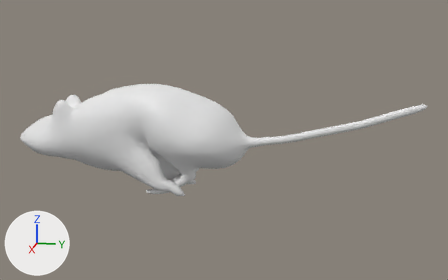
The FBX model RatFrenzy/Assets/Models/Character/rat.fbx: old version first, new version second.
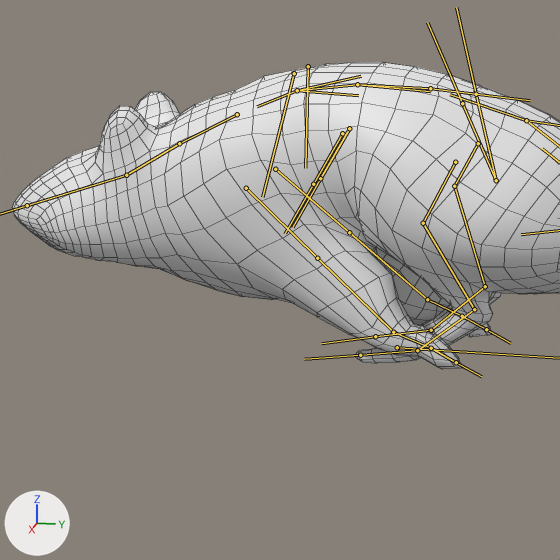
There are two pictures of each version: one whole from a 50 mm lens placed at (5.02, 1.57, 1.72), pointed at (-0.04, 0.55, 0.46), one close up on the part from 4% to 49% of the width and 22% to 95% of the height. The axes (+X, +Y, +Z) are drawn at lower left. The lights are the same throughout. Both versions are drawn at frame 16 of the action 'rig|Running'; the numbers are the values there. The bones that bend it are drawn over the model as lines in the close-ups. The close-ups show mesh edges as thin lines.

The first close-up shows 'Rat'.
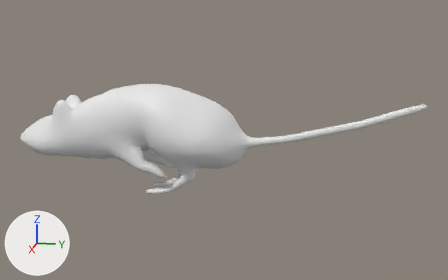
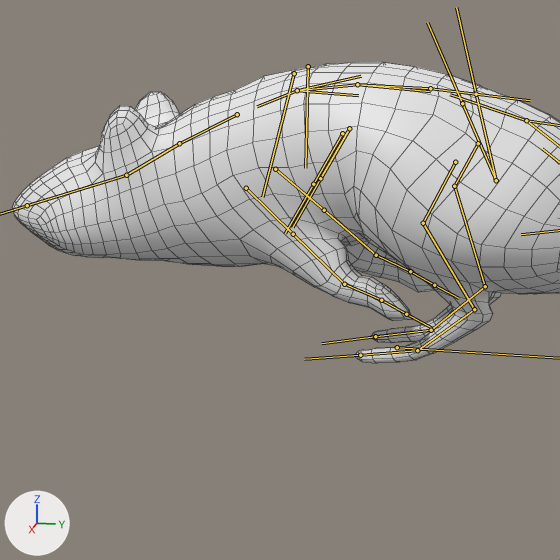
Where the change shows, as pixel boxes [x1, y1, x2, y2] in the close-ups (560 x 560 px):
'Rat', posed
    before: [13, 62, 560, 369]
    after: [13, 62, 560, 363]
bone 'ORG-front_thigh.L', root to tip
    before: (246, 188) to (317, 258)
    after: (246, 188) to (293, 234)
bone 'ORG-front_foot.L', root to tip
    before: (393, 332) to (431, 348)
    after: (344, 284) to (381, 300)
bone 'ORG-front_thigh.R', root to tip
    before: (275, 169) to (349, 232)
    after: (275, 169) to (324, 210)
bone 'ORG-front_foot.R', root to tip
    before: (427, 299) to (462, 316)
    after: (376, 255) to (410, 271)

What the commit changed:
Bone 'ORG-front_thigh.L' (bone_org_front_thigh_l) is rescaled from (1.6, 1.6, 1.6) to (1.05, 1.05, 1.05).
Bone 'ORG-front_foot.L' (bone_org_front_foot_l) is rescaled from (0.65, 0.65, 0.65) to (0.96, 0.96, 0.96).
Bone 'ORG-front_thigh.R' (bone_org_front_thigh_r) is rescaled from (1.62, 1.62, 1.62) to (1.05, 1.05, 1.05).
Bone 'ORG-front_foot.R' (bone_org_front_foot_r) is rescaled from (0.64, 0.64, 0.64) to (0.96, 0.96, 0.96).
